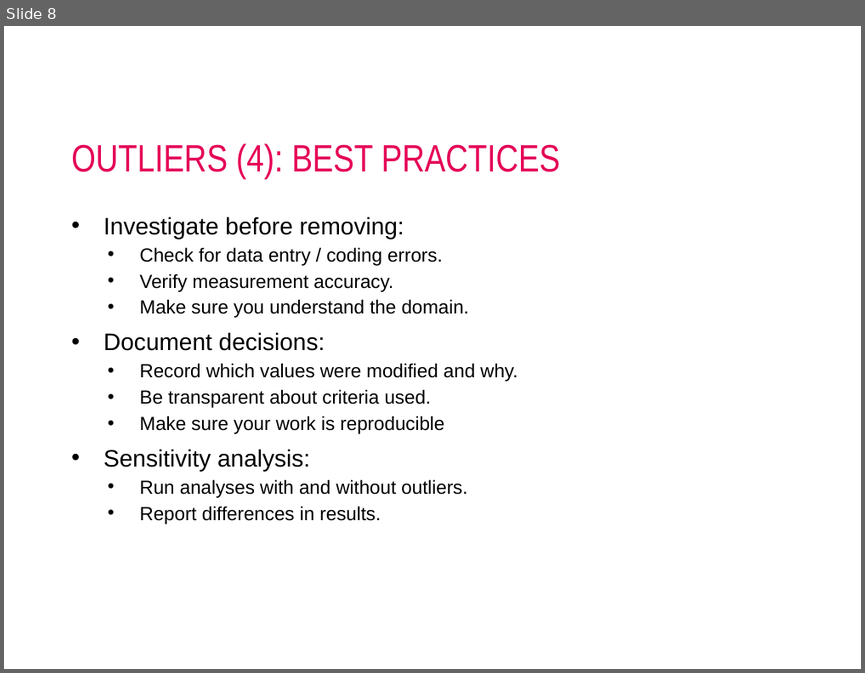
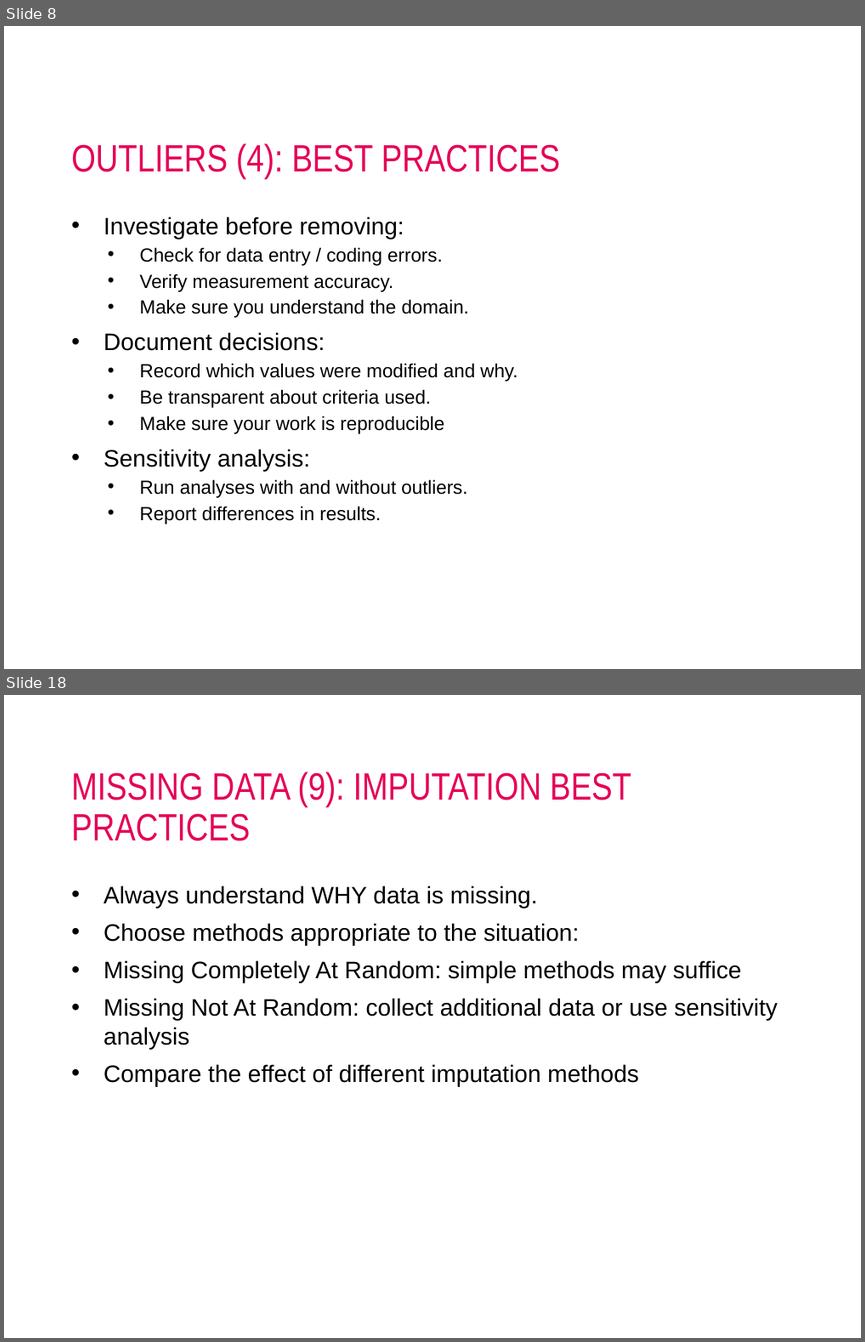
Before and after one commit to AIM-MADS-DATEXP/lesson-outliers-missing-data-erroneous-data, a slide deck: lesson-outliers.pptx. Shown one above the other, each under a label of ours: slide 8 before the commit, slides 8 and 18 after it; the slides between them are not shown. The pictures are 865x673 and 865x1342 pixels, drawn with LibreOffice and Linux fonts; fonts in the diff are those of the drawing; background and template pictures are left out. Boxes give left, top, right and bottom in pixels: in the first picture for what was removed or moved away, otherwise in the second. Text is boxed around its words. In the diff, an @@ line names an element or a change of style, - is before the commit and + after.

```diff
--- a/lesson-outliers.pptx
+++ b/lesson-outliers.pptx
@@ slide 18 added at (4, 695, 861, 1338), background #FFFFFF @@
@@ title added at (71, 771, 631, 841), 32 pt, text #E50056 @@
+MISSING DATA (9): IMPUTATION BEST PRACTICES
@@ text added at (103, 885, 777, 1086), 20 pt, text #000000 @@
+• Always understand WHY data is missing.
+• Choose methods appropriate to the situation:
+• Missing Completely At Random: simple methods may suffice
+• Missing Not At Random: collect additional data or use sensitivity analysis
+• Compare the effect of different imputation methods
```
Also in this commit, not shown: 9 other slides added, 3 slides removed.
